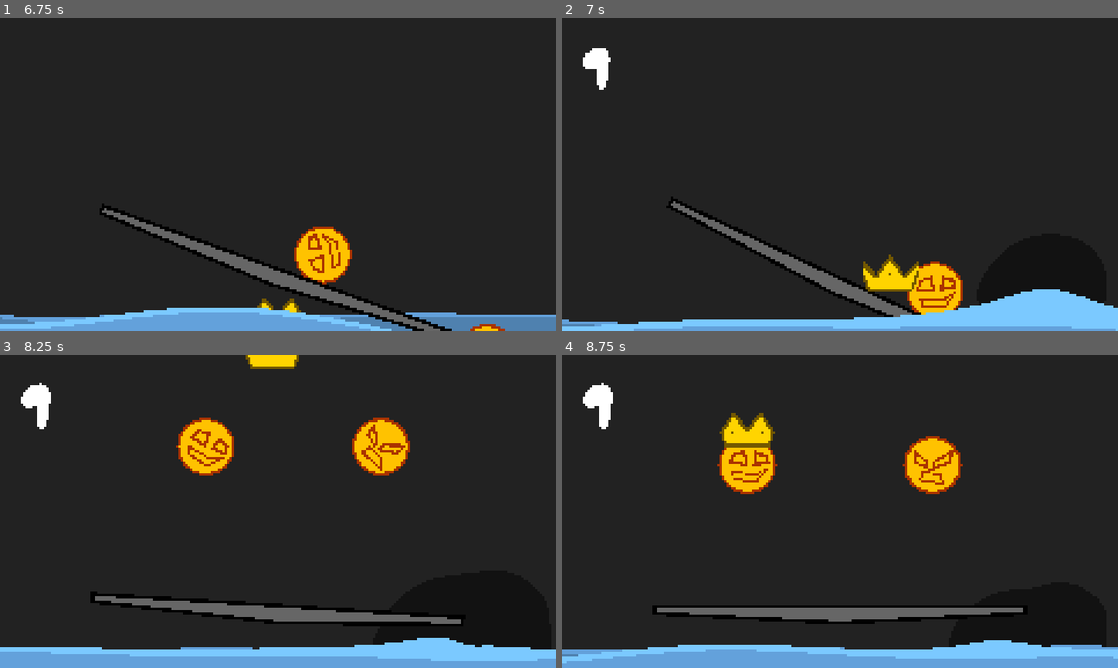
Above: before the commit, frames 1-4 (two rows, left to right).
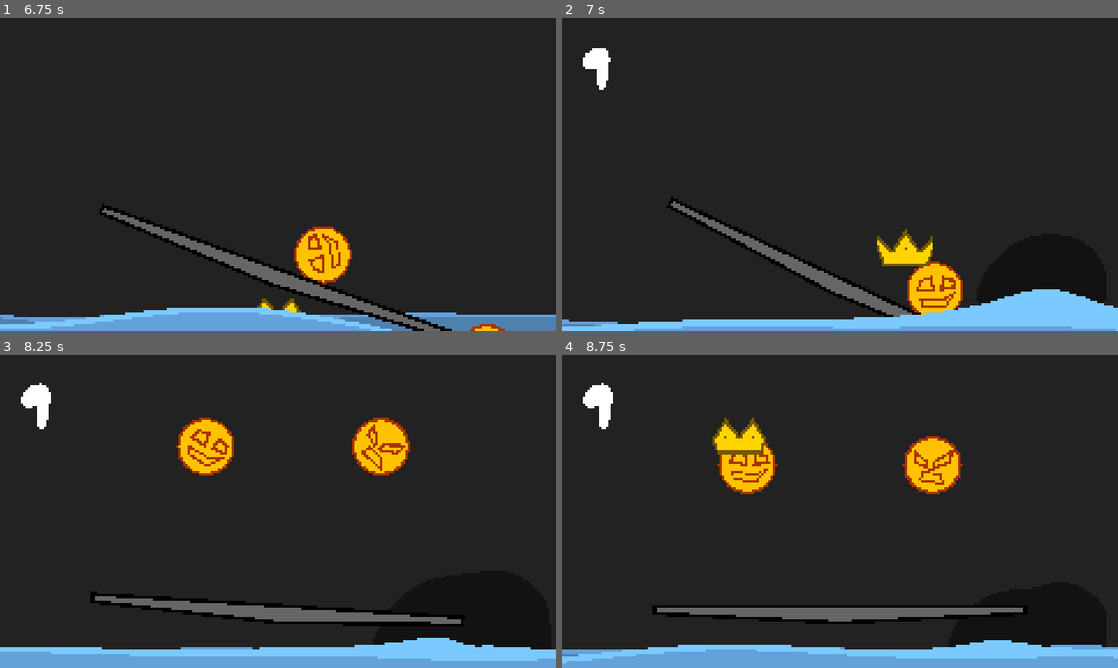
Above: after the commit, the same moments.

Repository: tm-nielsen/big-boy-balance-beam
Game: Godot game, scene res://scenes/root.tscn
The game is run twice, just before and just after one commit, with the same random seed, the same clock (stepped at 60 frames per second) and the same inputs.
Inputs:
- Up to frame 1 (6.75 s): tap Enter at 0.5 s; tap R (reset) at 4.15 s
- Up to frame 2 (7 s): no input
- Up to frame 3 (8.25 s): no input
- Up to frame 4 (8.75 s): no input

Frame 1 is identical in both runs. In frame 2, 1.4% of the frame differs, in the area x 54-67%, y 67-88%; in frame 3, 0.4%; in frame 4, 0.8%.

Commit message:
Improved crown tracking - made crown tracking elastic instead of interpolated - reset crown position when tracking target falls

Diff:
--- a/scenes/game.tscn
+++ b/scenes/game.tscn
@@ -235,3 +235,4 @@
 [connection signal="lead_player_switched" from="." to="Crown" method="_on_lead_player_switched"]
 [connection signal="bottom_threshold_reached" from="StageLimits" to="Water/Front" method="_on_stage_limits_bottom_threshold_reached"]
 [connection signal="bottom_threshold_reached" from="StageLimits" to="Water/BacksplashParticles" method="_on_stage_limits_bottom_threshold_reached"]
+[connection signal="bottom_threshold_reached" from="StageLimits" to="Crown" method="_on_stage_limits_bottom_threshold_reached"]
--- a/scripts/crown.gd
+++ b/scripts/crown.gd
@@ -1,36 +1,31 @@
 class_name Crown
 extends Node2D
 
-@export_range(0, 1) var tracking_strength: float = 0.4
-@export_range(0, 1) var collection_strength: float = 0.05
 @export var offset: float = 4
-@export var lerp_strength_ramp_period: float = 2.0
+@export var reset_position := Vector2(0, -80)
 
-var lerp_target: PlayerController
-var lerp_strength: float
+@export_subgroup('tracking', 'tracking')
+@export_range(0, 1) var tracking_elasticity: float = 2.0
+@export_range(0, 1) var tracking_friction: float = 0.2
 
-var lerp_strength_ramp_tween: Tween
-
-func _ready():
-  lerp_strength = collection_strength
+var target: PlayerController
+var velocity: Vector2
 
 
 func _physics_process(delta: float):
-  if is_instance_valid(lerp_target):
+  if is_instance_valid(target):
     var delta_scale = delta * 60
-    var target_position = lerp_target.position
-    target_position.y -= lerp_target.radius + offset
-    position = lerp(position, target_position, lerp_strength * delta_scale)
+    var target_position = target.position
+    target_position.y -= target.radius + offset
+
+    velocity += (target_position - position) * tracking_elasticity
+    velocity *= (1 - tracking_friction * delta_scale)
+
+    position += velocity * delta
 
 
 func _on_lead_player_switched(leading_player_index: int):
-  lerp_target = _get_player_ball_by_index(leading_player_index)
-  lerp_strength = collection_strength
-  if lerp_strength_ramp_tween:
-    lerp_strength_ramp_tween.kill()
-  lerp_strength_ramp_tween = create_tween()
-  lerp_strength_ramp_tween.tween_property(self, 'lerp_strength', \
-      tracking_strength, lerp_strength_ramp_period)
+  target = _get_player_ball_by_index(leading_player_index)
 
 
 func _get_player_ball_by_index(player_index: int) -> PlayerController:
@@ -38,3 +33,9 @@
     if ball.player_index == player_index:
       return ball
   return null
+
+
+func _on_stage_limits_bottom_threshold_reached(ball: PhysicsBall):
+  if ball == target:
+    position = reset_position
+    velocity = Vector2.ZERO
